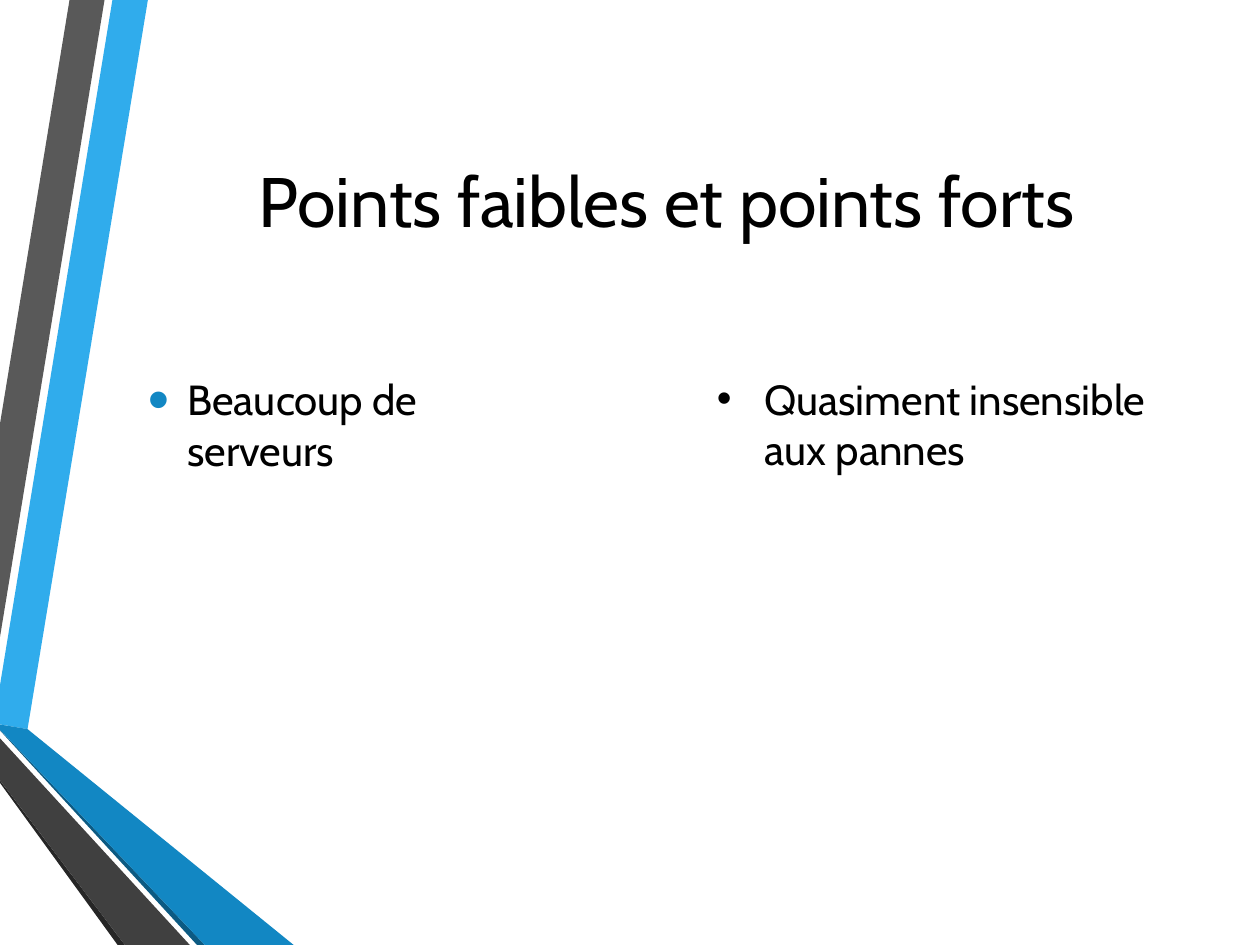
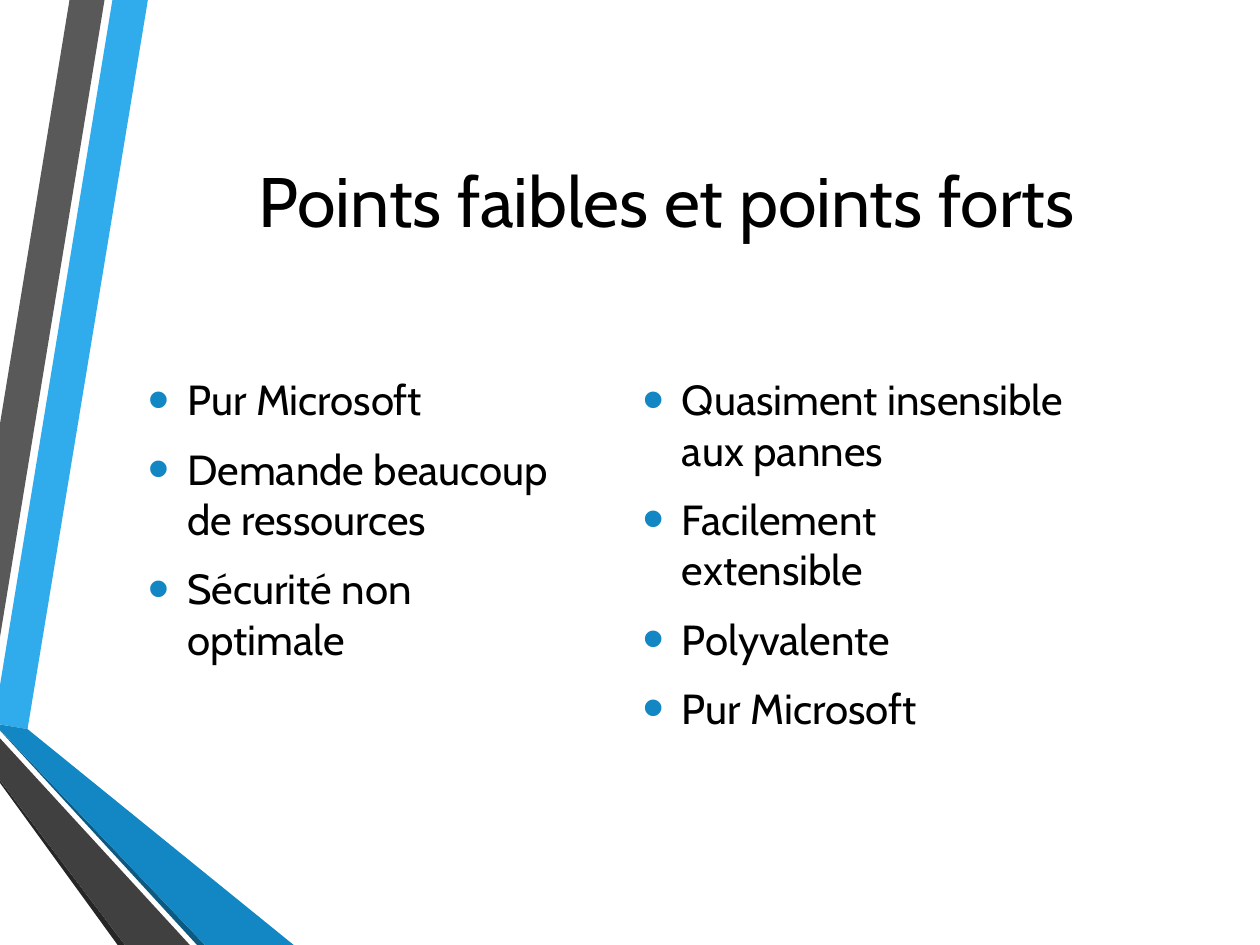
Before and after one commit to MaubergerF/Projet_B3, a slide deck: slide 18 of Oral.pptx (slide 17 before the commit). Drawn at 1260x945 pixels with LibreOffice and Linux fonts; fonts in the diff are those of the drawing; background and template pictures are left out. Boxes give left, top, right and bottom in pixels: in the first picture for what was removed or moved away, otherwise in the second. Text is boxed around its words. In the diff, an @@ line names an element or a change of style, - is before the commit and + after.

```diff
--- a/Oral.pptx
+++ b/Oral.pptx
@@ text at (187, 383, 548, 665): text changed @@
-• Beaucoup de serveurs
+• Pur Microsoft
+• Demande beaucoup de ressources
+• Sécurité non optimale
@@ text "Quasiment insensible aux pannes": place and size @@
-text "Quasiment insensible aux pannes" at (764, 383, 1145, 475)
+text "Quasiment insensible aux pannes" at (682, 383, 1062, 725)
@@ text at (682, 383, 1062, 476): indent changed; more space between paragraphs @@
@@ text at (682, 503, 917, 725): paragraphs added @@
+• Facilement extensible
+• Polyvalente
+• Pur Microsoft
```
Also in this commit, not shown: 6 other slides changed, 3 slides added, 2 slides removed, 2 other files.
